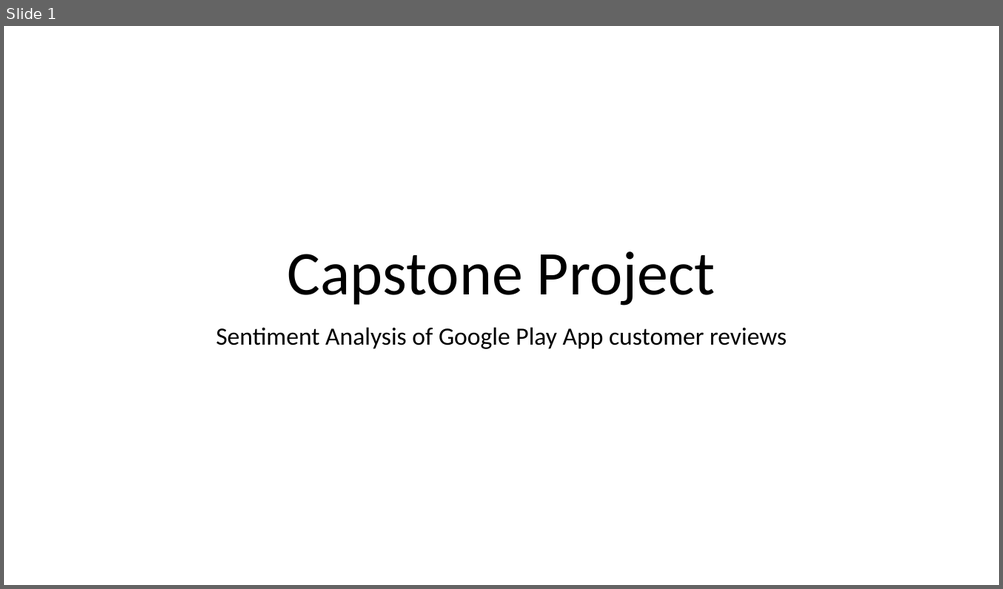
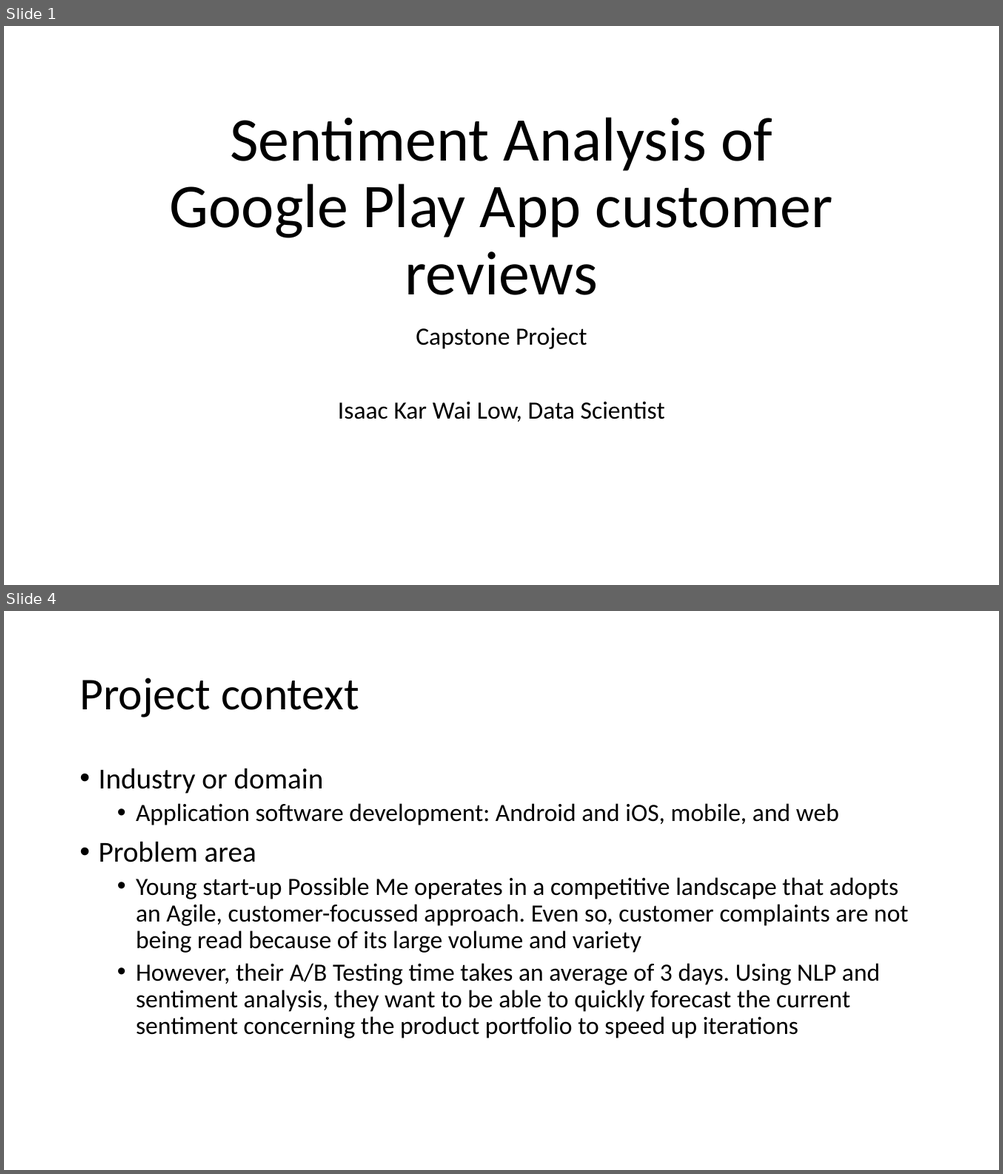
Before and after one commit to isaackarwailow/capstone-project, a slide deck: Capstone Project 2021.pptx. Shown one above the other, each under a label of ours: slide 1 before the commit, slides 1 and 4 after it; the slides between them are not shown. The pictures are 1003x589 and 1003x1174 pixels, drawn with LibreOffice and Linux fonts; fonts in the diff are those of the drawing. Boxes give left, top, right and bottom in pixels: in the first picture for what was removed or moved away, otherwise in the second. Text is boxed around its words. In the diff, an @@ line names an element or a change of style, - is before the commit and + after.

```diff
--- a/Capstone Project 2021.pptx
+++ b/Capstone Project 2021.pptx
@@ slide 4 added at (4,611,999,1170), background #FFFFFF @@
@@ title added at (79,678,359,718), 44 pt, text #000000 @@
+Project context
@@ text added at (99,768,908,1039), 24 pt, text #000000 @@
+• Industry or domain
+  • Application software development: Android and iOS, mobile, and web
+• Problem area
+  • Young start-up Possible Me operates in a competitive landscape that adopts an Agile, customer-focussed approach. Even so, customer complaints are not being read because of its large volume and variety
+  • However, their A/B Testing time takes an average of 3 days. Using NLP and sentiment analysis, they want to be able to quickly forecast the current sentiment concerning the product portfolio to speed up iterations
@@ slide 1 changed as well @@
@@ title at (170,117,833,295): text changed @@
-Capstone Project
+Sentiment Analysis of Google Play App customer reviews
@@ subtitle at (338,328,665,422): text changed @@
-Sentiment Analysis of Google Play App customer reviews
+Capstone Project
+Isaac Kar Wai Low, Data Scientist
```
Also in this commit, not shown: 5 other slides added, 1 slide removed, 2 other files.
